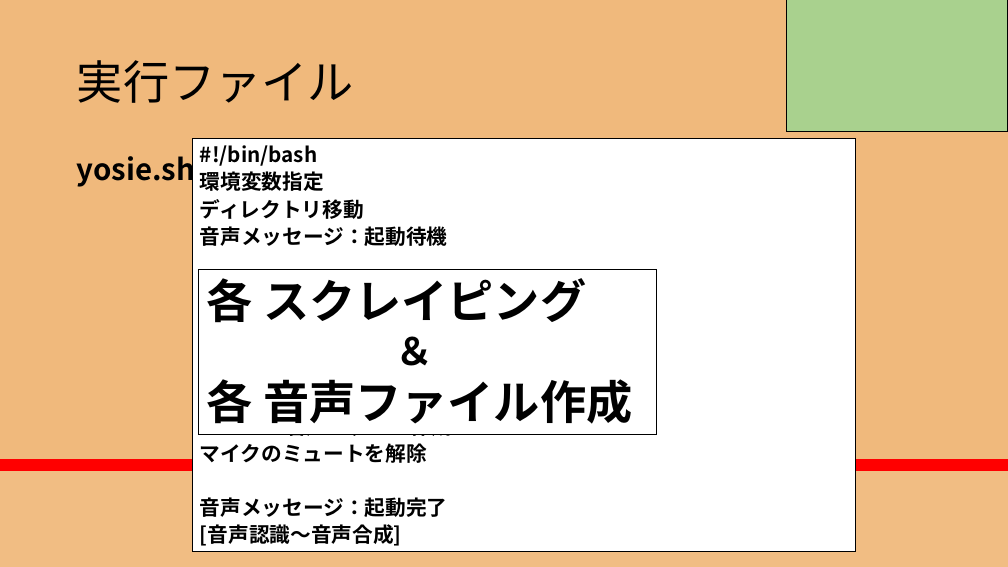
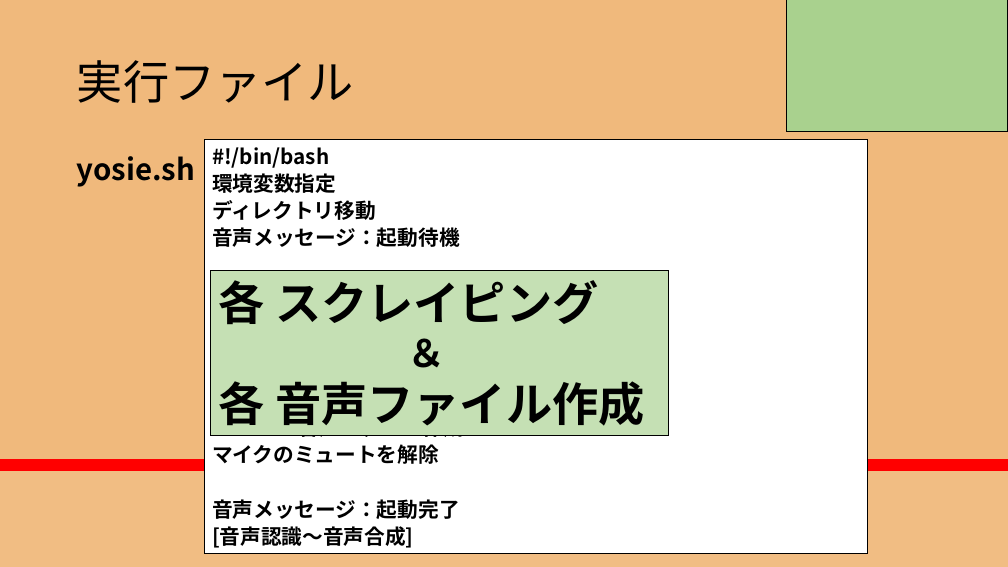
Before and after one commit to RikiishiSuzunosuke/AIspeaker_yosie, a slide deck: slide 20 of presentation/AIスピーカー開発_3_main.pptx. Drawn at 1008x567 pixels with LibreOffice and Linux fonts; fonts in the diff are those of the drawing; grey boxes stand for pictures. Boxes give left, top, right and bottom in pixels: in the first picture for what was removed or moved away, otherwise in the second. Text is boxed around its words. In the diff, an @@ line names an element or a change of style, - is before the commit and + after.

```diff
--- a/presentation/AIスピーカー開発_3_main.pptx
+++ b/presentation/AIスピーカー開発_3_main.pptx
@@ rectangle "#!/bin/bash": place and size @@
-rectangle "#!/bin/bash" at [193, 138, 856, 552]
+rectangle "#!/bin/bash" at [205, 140, 868, 554]
@@ rectangle "各 スクレイピング": place and size @@
-rectangle "各 スクレイピング" at [199, 269, 656, 435]
+rectangle "各 スクレイピング" at [211, 271, 668, 436]
@@ rectangle "各 スクレイピング" at [211, 271, 668, 436]: fill #FFFFFF to #C5E0B4 @@
```
Also in this commit, not shown: 6 other slides changed.
